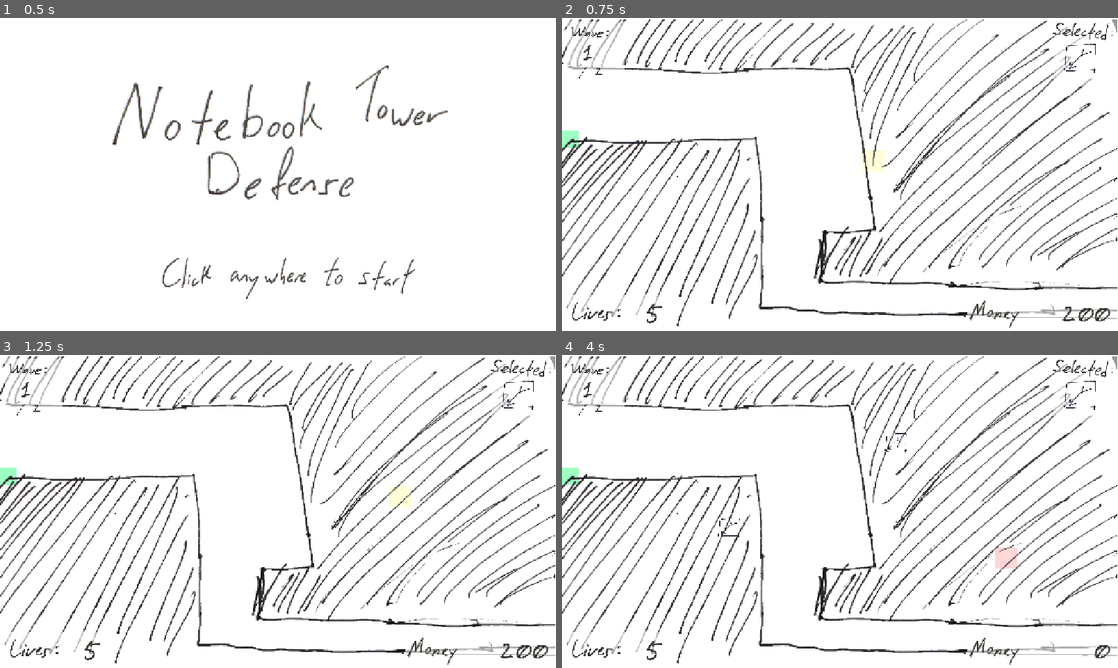
Above: before the commit, frames 1-4 (two rows, left to right).
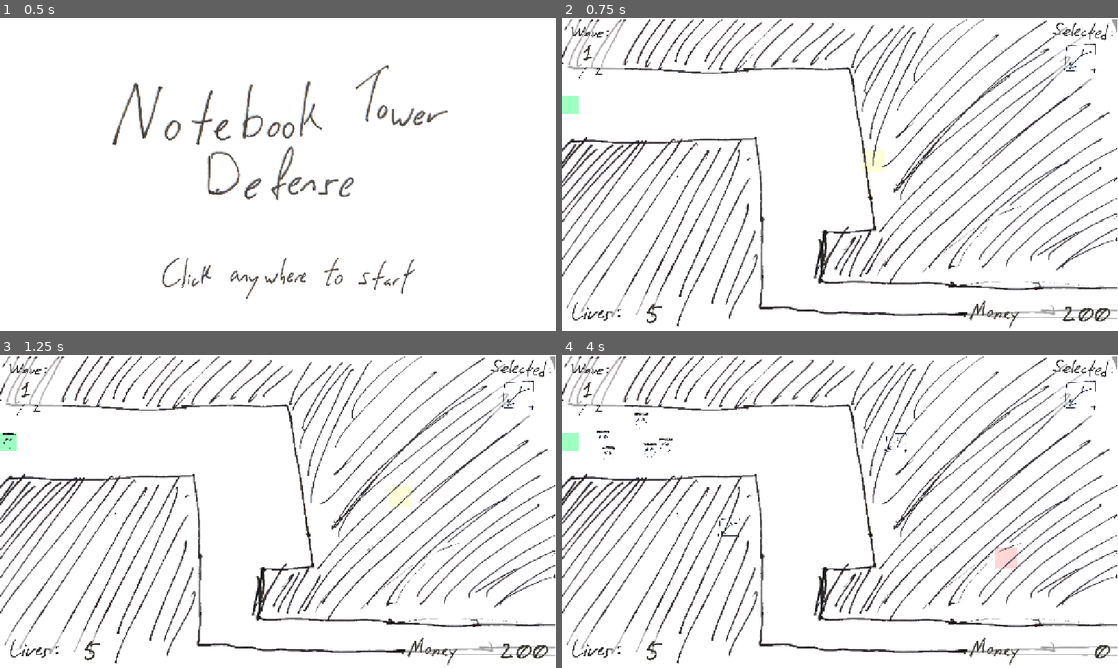
Above: after the commit, the same moments.

Repository: OzuYatamutsu/notebook-tower-defense
Game: Godot game, scene res://levels/StartScreen.tscn
The game is run twice, just before and just after one commit, with the same random seed, the same clock (stepped at 60 frames per second) and the same inputs.
Inputs (mouse positions are in pixels of both pictures, inside the frame that each line leads up to):
- Up to frame 1 (0.5 s): no input
- Up to frame 2 (0.75 s): move the mouse to (962, 158) at 0.52 s; click (962, 158) at 0.67 s
- Up to frame 3 (1.25 s): no input
- Up to frame 4 (4 s): move the mouse to (728, 527) at 1.27 s; click (728, 527) at 1.42 s; move the mouse to (895, 442) at 2.02 s; click (895, 442) at 2.17 s; move the mouse to (812, 574) at 2.77 s; click (812, 574) at 2.92 s; move the mouse to (1006, 558) at 3.52 s; click (1006, 558) at 3.67 s

Frame 1 is identical in both runs. In frame 2, 0.3% of the frame differs, in the area x 0-3%, y 24-42%; in frame 3, 0.3%; in frame 4, 0.5%, in the area x 0-20%, y 18-42%.
Error before the commit: Trying to assign value of type 'Path2D' to a variable of type 'mobs_parent.gd'. (res://components/level_spawn.gd:28)

Commit message:
Mob pathing complete

Diff:
--- a/levels/test_level.tscn
+++ b/levels/test_level.tscn
@@ -8,9 +8,38 @@
 [ext_resource type="PackedScene" uid="uid://5w0kriffqk6q" path="res://components/TowerPlacementShadow.tscn" id="5_e7anx"]
 [ext_resource type="PackedScene" uid="uid://osxbwsluain5" path="res://components/level_spawn.tscn" id="5_o6mel"]
 [ext_resource type="PackedScene" uid="uid://fr40caw6de22" path="res://components/SelectedTowerMeter.tscn" id="5_wndkh"]
+[ext_resource type="PackedScene" uid="uid://ddjempya4tffr" path="res://components/mobs_parent.tscn" id="6_4n8tn"]
 [ext_resource type="Texture2D" uid="uid://uao5bdiyd7ug" path="res://levels/test_level_layout.png" id="7_ly3hx"]
 
-[sub_resource type="Curve2D" id="Curve2D_ly3hx"]
+[sub_resource type="Curve2D" id="Curve2D_4n8tn"]
+_data = {
+"points": PackedVector2Array(0, 0, 0, 0, 420, 3980, 0, 0, 0, 0, 2200, 3420, 0, 0, 0, 0, 4260, 3160, 0, 0, 0, 0, 6240, 3100, 0, 0, 0, 0, 8080, 3120, 0, 0, 0, 0, 9460, 3300, 0, 0, 0, 0, 11560, 3340, 0, 0, 0, 0, 12720, 3940, 0, 0, 0, 0, 12980, 5120, 0, 0, 0, 0, 13200, 6620, 0, 0, 0, 0, 12720, 7920, 0, 0, 0, 0, 11820, 8760, 0, 0, 0, 0, 10840, 9960, 0, 0, 0, 0, 10820, 11360, 0, 0, 0, 0, 11100, 12140, 0, 0, 0, 0, 11900, 12740, 0, 0, 0, 0, 13620, 12760, 0, 0, 0, 0, 15640, 12960, 0, 0, 0, 0, 17880, 12920, 0, 0, 0, 0, 20340, 12920, 0, 0, 0, 0, 22380, 13060, 0, 0, 0, 0, 24120, 13120, 0, 0, 0, 0, 25160, 12960, 0, 0, 0, 0, 25980, 12960, 0, 0, 0, 0, 26780, 13020)
+}
+point_count = 25
+
+[sub_resource type="Curve2D" id="Curve2D_wkb0e"]
+_data = {
+"points": PackedVector2Array(0, 0, 0, 0, 300, 4020, 0, 0, 0, 0, 1220, 4440, 0, 0, 0, 0, 2840, 4760, 0, 0, 0, 0, 4540, 4840, 0, 0, 0, 0, 6040, 4560, 0, 0, 0, 0, 8140, 4540, 0, 0, 0, 0, 9400, 4780, 0, 0, 0, 0, 10040, 5460, 0, 0, 0, 0, 10180, 6960, 0, 0, 0, 0, 10000, 8500, 0, 0, 0, 0, 9980, 10280, 0, 0, 0, 0, 10140, 11940, 0, 0, 0, 0, 10520, 12540, 0, 0, 0, 0, 12880, 12780, 0, 0, 0, 0, 14800, 12760, 0, 0, 0, 0, 17940, 12980, 0, 0, 0, 0, 19700, 12900, 0, 0, 0, 0, 22740, 13000, 0, 0, 0, 0, 24560, 13080, 0, 0, 0, 0, 26140, 12920)
+}
+point_count = 20
+
+[sub_resource type="Curve2D" id="Curve2D_paa45"]
+_data = {
+"points": PackedVector2Array(0, 0, 0, 0, 300, 4140, 0, 0, 0, 0, 920, 4940, 0, 0, 0, 0, 1880, 4960, 0, 0, 0, 0, 2840, 5040, 0, 0, 0, 0, 4380, 5120, 0, 0, 0, 0, 5380, 4740, 0, 0, 0, 0, 6940, 4440, 0, 0, 0, 0, 8820, 4680, 0, 0, 0, 0, 9900, 5200, 0, 0, 0, 0, 10180, 6380, 0, 0, 0, 0, 10040, 7740, 0, 0, 0, 0, 9940, 8720, 0, 0, 0, 0, 9940, 10040, 0, 0, 0, 0, 10100, 11080, 0, 0, 0, 0, 10380, 12040, 0, 0, 0, 0, 10720, 12440, 0, 0, 0, 0, 11320, 12600, 0, 0, 0, 0, 12000, 12900, 0, 0, 0, 0, 13240, 13020, 0, 0, 0, 0, 15600, 12920, 0, 0, 0, 0, 17880, 12980, 0, 0, 0, 0, 19720, 12940, 0, 0, 0, 0, 21620, 13040, 0, 0, 0, 0, 23600, 13040, 0, 0, 0, 0, 24920, 13020, 0, 0, 0, 0, 26060, 12940)
+}
+point_count = 26
+
+[sub_resource type="Curve2D" id="Curve2D_axl34"]
+_data = {
+"points": PackedVector2Array(0, 0, 0, 0, 380, 3920, 0, 0, 0, 0, 1140, 3460, 0, 0, 0, 0, 2620, 4340, 0, 0, 0, 0, 4160, 4540, 0, 0, 0, 0, 5400, 3680, 0, 0, 0, 0, 7640, 3720, 0, 0, 0, 0, 8960, 3800, 0, 0, 0, 0, 10380, 4100, 0, 0, 0, 0, 11660, 5040, 0, 0, 0, 0, 12180, 6280, 0, 0, 0, 0, 12280, 7340, 0, 0, 0, 0, 11840, 8620, 0, 0, 0, 0, 10920, 9800, 0, 0, 0, 0, 10720, 11260, 0, 0, 0, 0, 11180, 12460, 0, 0, 0, 0, 12000, 12740, 0, 0, 0, 0, 14160, 13020, 0, 0, 0, 0, 17540, 12740, 0, 0, 0, 0, 21660, 13060, 0, 0, 0, 0, 24320, 13340, 0, 0, 0, 0, 26100, 13020)
+}
+point_count = 21
+
+[sub_resource type="Curve2D" id="Curve2D_8hjdj"]
+_data = {
+"points": PackedVector2Array(0, 0, 0, 0, 300, 3940, 0, 0, 0, 0, 4940, 3440, 0, 0, 0, 0, 6940, 3440, 0, 0, 0, 0, 9060, 2980, 0, 0, 0, 0, 11720, 3760, 0, 0, 0, 0, 13100, 6680, 0, 0, 0, 0, 13560, 8460, 0, 0, 0, 0, 12140, 9900, 0, 0, 0, 0, 10340, 10780, 0, 0, 0, 0, 10440, 12620, 0, 0, 0, 0, 12080, 12920, 0, 0, 0, 0, 16540, 12800, 0, 0, 0, 0, 19980, 12660, 0, 0, 0, 0, 22340, 13040, 0, 0, 0, 0, 25260, 13020, 0, 0, 0, 0, 25960, 12960)
+}
+point_count = 16
 
 [sub_resource type="RectangleShape2D" id="RectangleShape2D_4n8tn"]
 size = Vector2(673.125, 39.75)
@@ -88,9 +117,23 @@
 grow_horizontal = 2
 grow_vertical = 2
 
-[node name="mobs" type="Path2D" parent="viewport" groups=["mobs"]]
+[node name="mobs" parent="viewport" instance=ExtResource("6_4n8tn")]
 scale = Vector2(0.05, 0.05)
-curve = SubResource("Curve2D_ly3hx")
+
+[node name="Path2D" type="Path2D" parent="viewport/mobs"]
+curve = SubResource("Curve2D_4n8tn")
+
+[node name="Path2D2" type="Path2D" parent="viewport/mobs"]
+curve = SubResource("Curve2D_wkb0e")
+
+[node name="Path2D3" type="Path2D" parent="viewport/mobs"]
+curve = SubResource("Curve2D_paa45")
+
+[node name="Path2D4" type="Path2D" parent="viewport/mobs"]
+curve = SubResource("Curve2D_axl34")
+
+[node name="Path2D5" type="Path2D" parent="viewport/mobs"]
+curve = SubResource("Curve2D_8hjdj")
 
 [node name="towers" type="Node2D" parent="viewport" groups=["towers"]]
 scale = Vector2(0.1, 0.1)
@@ -152,4 +195,4 @@
 scale = Vector2(1, 1.08)
 
 [node name="LevelSpawn" parent="." instance=ExtResource("5_o6mel")]
-position = Vector2(20, 279)
+position = Vector2(19, 200)
--- a/mobs/Basic.tscn
+++ b/mobs/Basic.tscn
@@ -9,7 +9,7 @@
 
 [node name="Basic" type="Area2D"]
 collision_layer = 4
-collision_mask = 10
+collision_mask = 8
 script = ExtResource("1_gq4ol")
 
 [node name="Sprite" type="Sprite2D" parent="."]
@@ -22,3 +22,6 @@
 [node name="HpBar" parent="." instance=ExtResource("3_iie2i")]
 position = Vector2(0, -379)
 scale = Vector2(1.6, 1.6)
+
+[node name="DespawnTimer" type="Timer" parent="."]
+wait_time = 5.0
--- a/mobs/basic.gd
+++ b/mobs/basic.gd
@@ -1,8 +1,7 @@
 class_name Basic
 extends Mob
 
-func _ready():
+func _init():
     self.MAX_HP = 100.0
-    self.SPEED = 1000.0
+    self.SPEED = 0.05
     self.VALUE = 100
-    super._ready()
--- a/mobs/mob.gd
+++ b/mobs/mob.gd
@@ -2,6 +2,7 @@
 extends Area2D
 
 signal mob_killed
+signal mob_despawned
 
 @export var MAX_HP: float
 @export var SPEED: float
@@ -9,22 +10,13 @@
 
 @onready var HEALTH_BAR: HpBar = $HpBar
 @onready var SPRITE: Sprite2D = $Sprite
+@onready var DESPAWN_TIMER: Timer = $DespawnTimer
 
 func _ready() -> void:
     HEALTH_BAR.set_max_hp(MAX_HP)
     area_entered.connect(_on_hit)
-    # mob_killed.connect(GameState.CURRENT_LEVEL._on_mob_killed)
     HEALTH_BAR.no_hp.connect(_on_death)
-
-func _physics_process(delta: float) -> void:
-    # position += get_next_direction() * delta * SPEED
-    return  # TODO
-
-func get_next_direction() -> Vector2:
-    # TODO for now just goes from left to right
-    var direction = Vector2(1, 0)
-
-    return direction
+    DESPAWN_TIMER.timeout.connect(_on_despawn_timer_timeout)
 
 func _on_hit(projectile: Projectile) -> void:
     HEALTH_BAR.damage_by(projectile.DAMAGE)
@@ -32,5 +24,12 @@
 
 func _on_death():
     GameState.add_money(VALUE)
-    emit_signal(mob_killed.get_name())
+    mob_killed.emit()
     queue_free()
+
+func delayed_despawn() -> void:
+    DESPAWN_TIMER.start()
+
+func _on_despawn_timer_timeout() -> void:
+    mob_despawned.emit()
+    queue_free()
Not shown: 1 places in levels/test_level.tscn that only renumber resources
